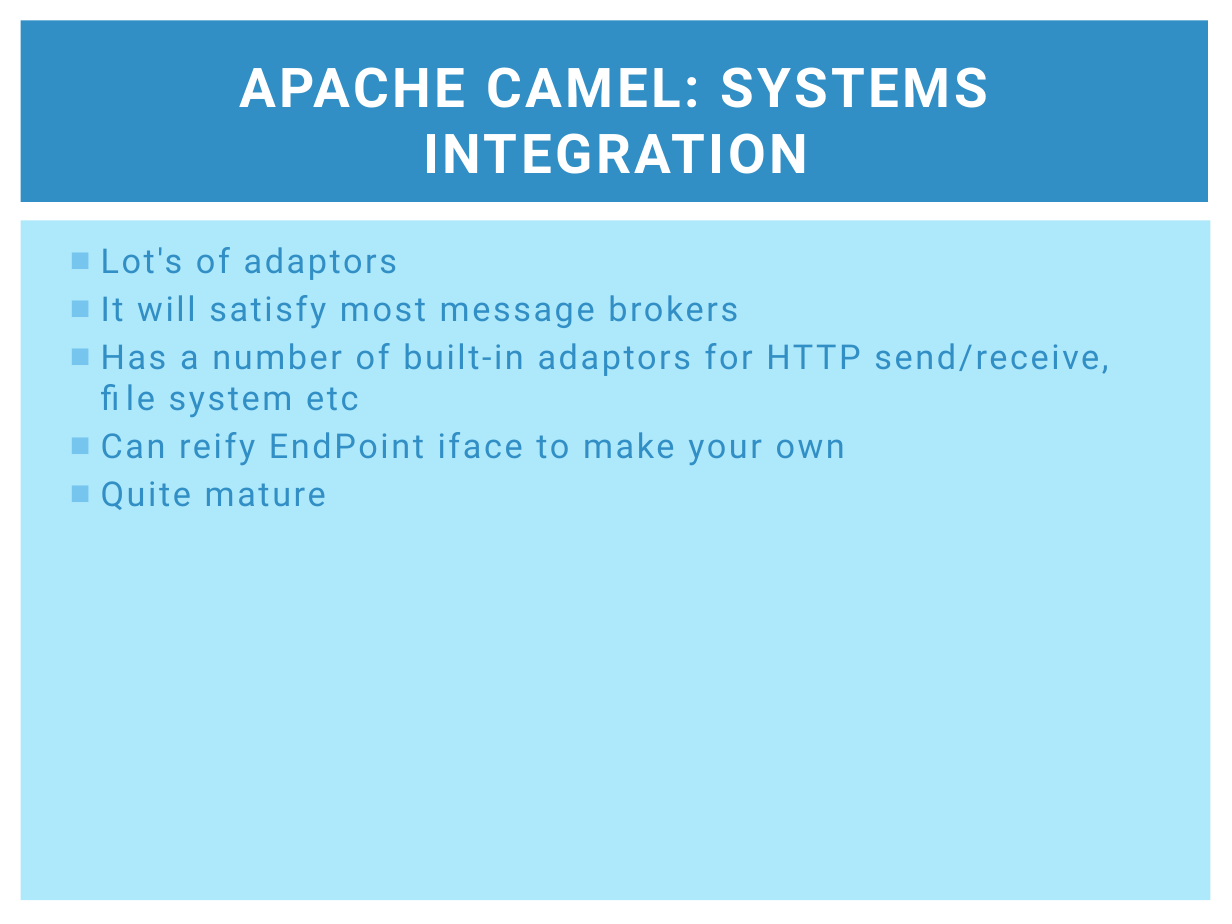
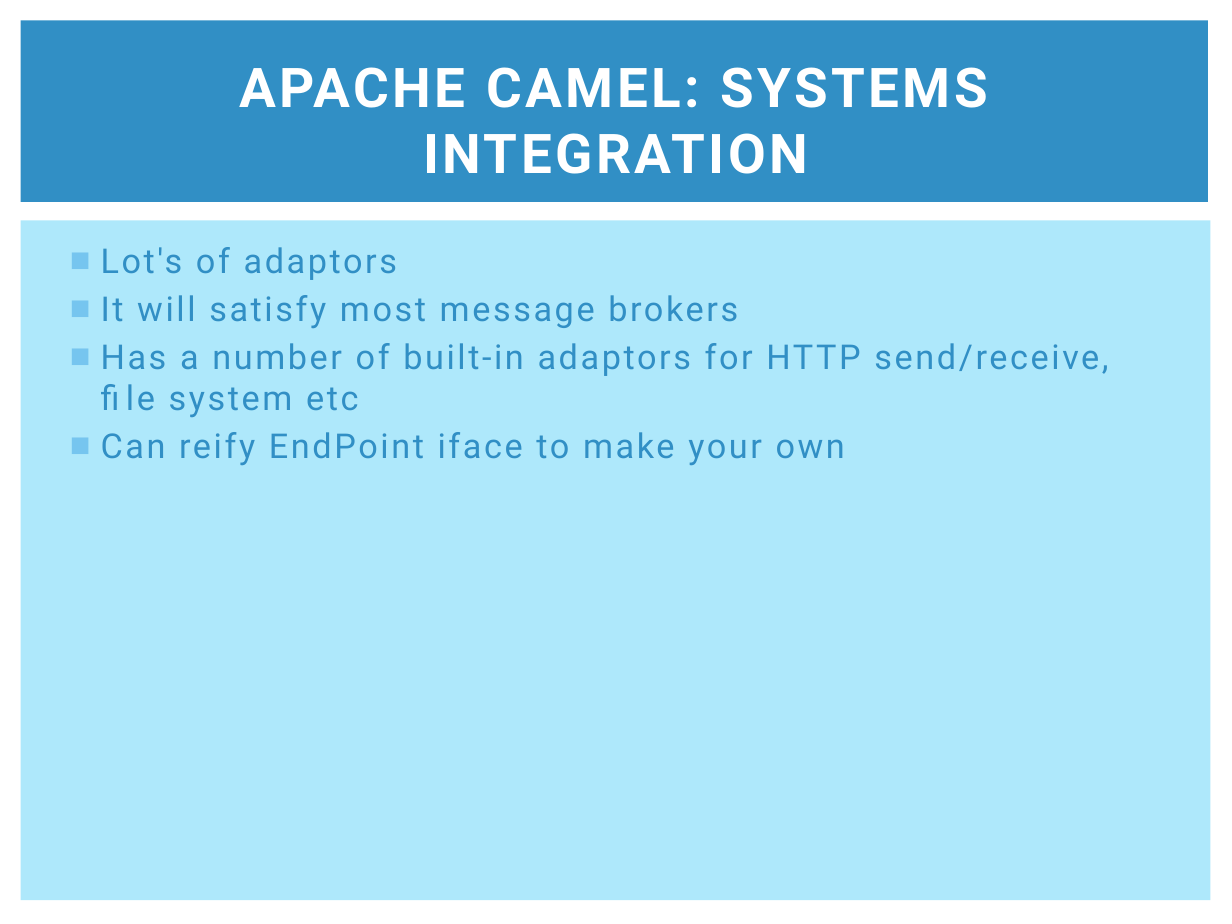
Before and after one commit to clumsyjedi/euroclojure2013, a slide deck: slide 12 of SLIDES.pptx. Drawn at 1232x924 pixels with LibreOffice and Linux fonts; fonts in the diff are those of the drawing. Boxes give left, top, right and bottom in pixels: in the first picture for what was removed or moved away, otherwise in the second. Text is boxed around its words. In the diff, an @@ line names an element or a change of style, - is before the commit and + after.

```diff
--- a/SLIDES.pptx
+++ b/SLIDES.pptx
@@ text at bbox=[101, 481, 326, 510]: paragraph removed @@
-■ Quite mature
```
Also in this commit, not shown: 12 other slides changed, 28 other files.
